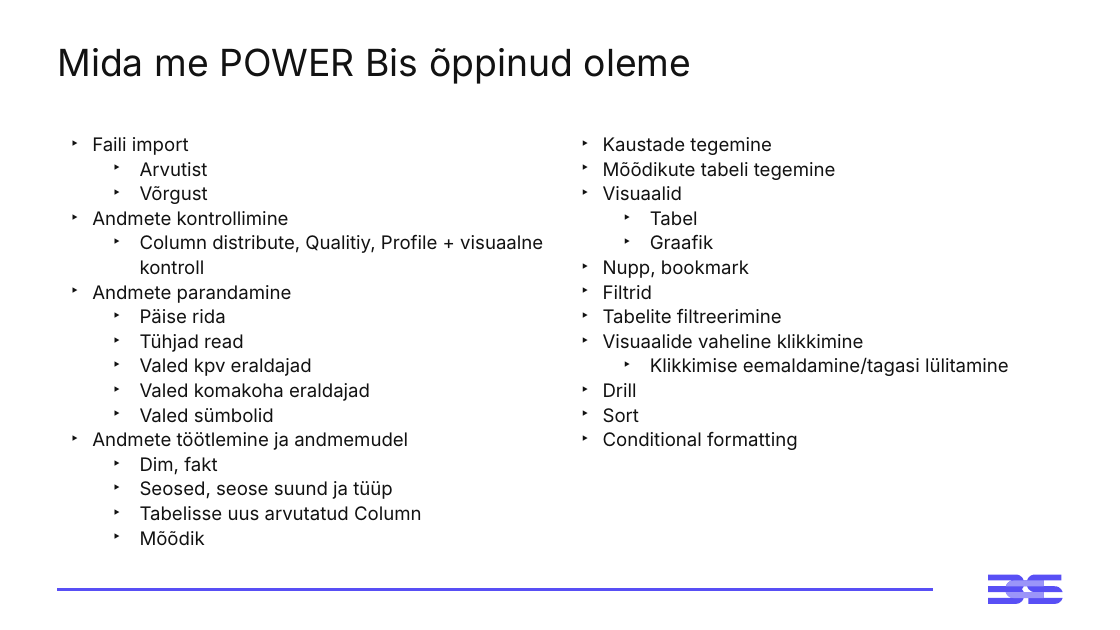
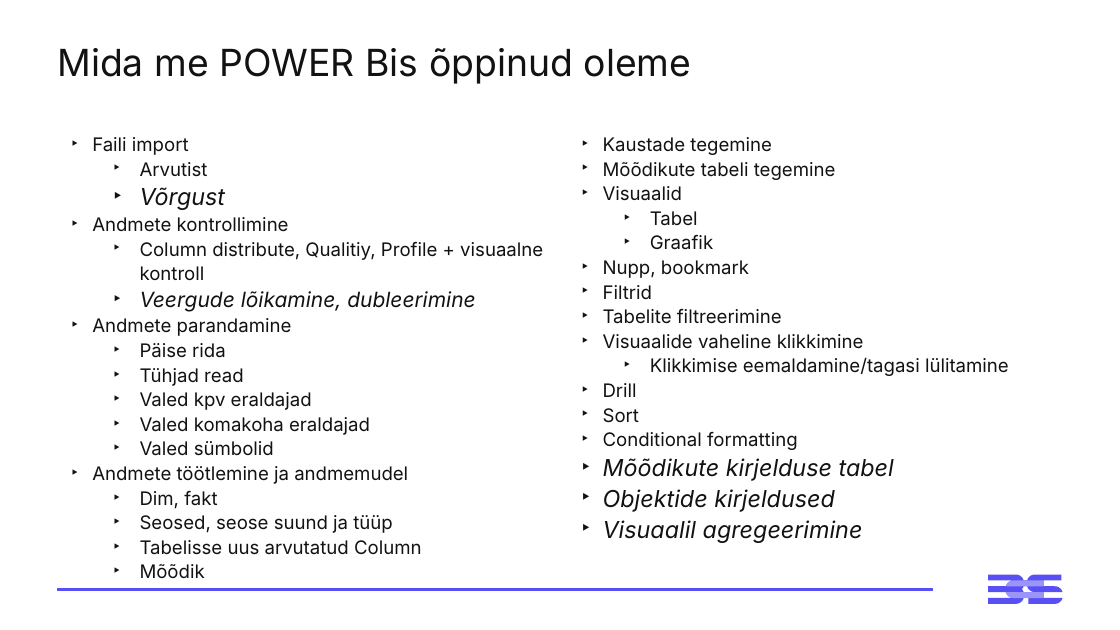
Before and after one commit to emilieabel/andmetarkus, a slide deck: slide 3 of Materjalid/Day3 M Visuaalid Andmelugu/3-paev-andmetarkus-esitlus.pptx (slide 11 before the commit). Drawn at 1120x630 pixels with LibreOffice and Linux fonts; fonts in the diff are those of the drawing. Boxes give left, top, right and bottom in pixels: in the first picture for what was removed or moved away, otherwise in the second. Text is boxed around its words. In the diff, an @@ line names an element or a change of style, - is before the commit and + after.

```diff
--- a/Materjalid/Day3 M Visuaalid Andmelugu/3-paev-andmetarkus-esitlus.pptx
+++ b/Materjalid/Day3 M Visuaalid Andmelugu/3-paev-andmetarkus-esitlus.pptx
@@ text at (140, 187, 226, 210): size 16 to 20 pt, italic on in "Võrgust" @@
@@ text at (140, 291, 475, 312): paragraph added @@
+  ‣ Veergude lõikamine, dubleerimine
@@ text at (603, 458, 894, 543): paragraphs added @@
+‣ Mõõdikute kirjelduse tabel
+‣ Objektide kirjeldused
+‣ Visuaalil agregeerimine
```
Also in this commit, not shown: 7 other slides changed, 4 slides added, 5 other files.
